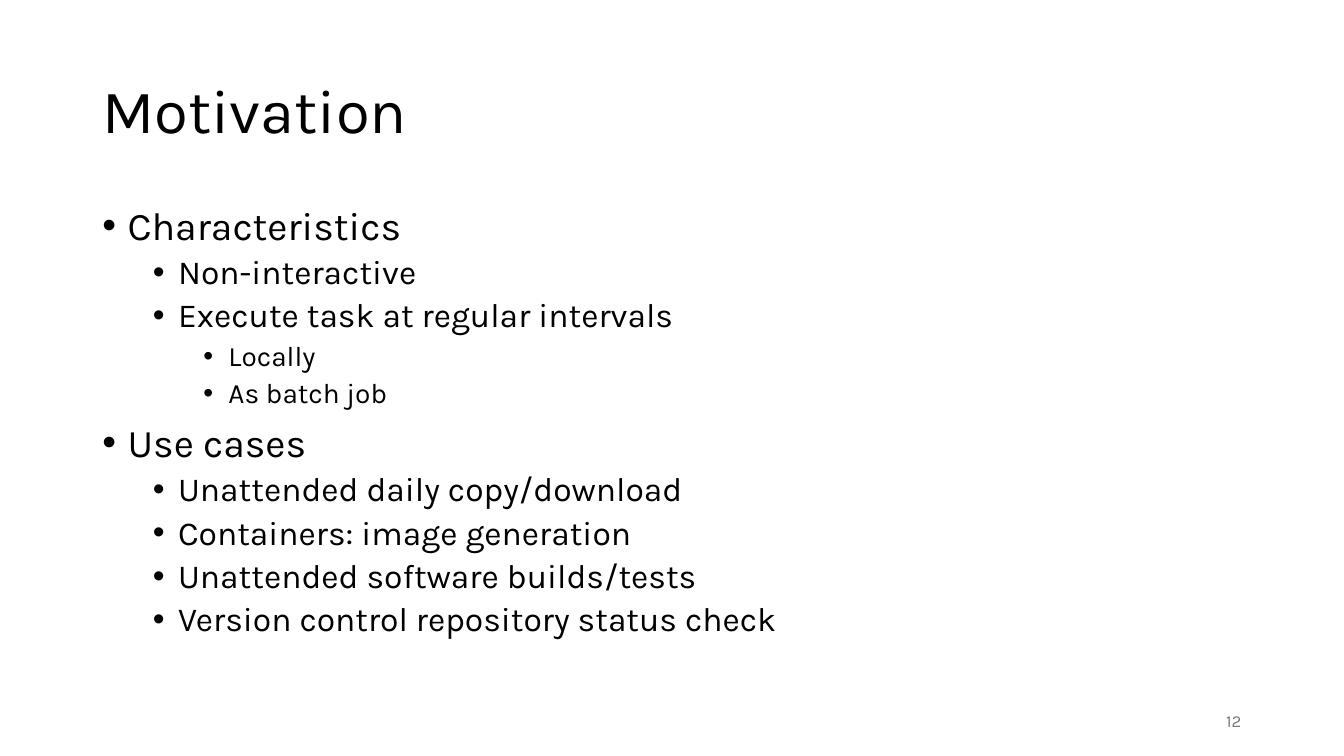
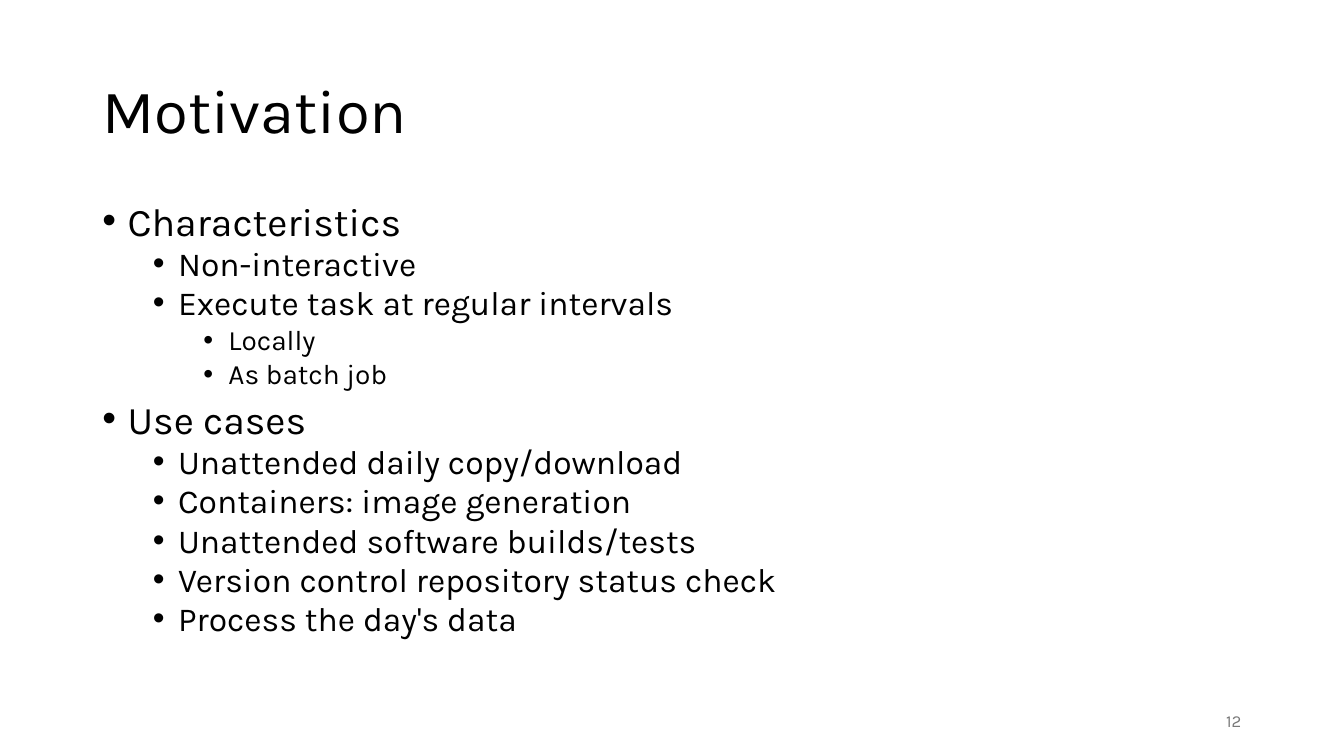
Before and after one commit to gjbex/Workflows-for-HPC, a slide deck: slide 12 of workflow_for_HPC.pptx. Drawn at 1344x756 pixels with LibreOffice and Linux fonts; fonts in the diff are those of the drawing. Boxes give left, top, right and bottom in pixels: in the first picture for what was removed or moved away, otherwise in the second. Text is boxed around its words. In the diff, an @@ line names an element or a change of style, - is before the commit and + after.

```diff
--- a/workflow_for_HPC.pptx
+++ b/workflow_for_HPC.pptx
@@ text at bbox=[128, 209, 776, 601]: line spacing 0.9 to 0.8 @@
@@ text at bbox=[178, 608, 517, 640]: paragraph added @@
+  • Process the day's data
```
Also in this commit, not shown: 4 slides added.
